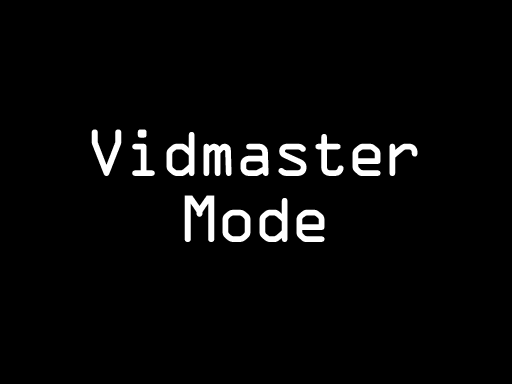
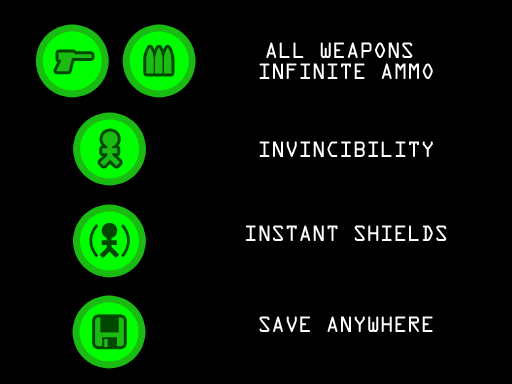
Revision of a layered 512 × 384 image; what changed, layer by layer:
removed layer "Vidmaster Mode" over [left=91, top=129, right=418, bottom=242]
added layer "Layer 6" above "Layer 5" over [left=73, top=112, right=146, bottom=186]
added layer "Layer 5" above "Layer 4" over [left=72, top=295, right=146, bottom=369]
added layer "Layer 4" above "Layer 3" over [left=35, top=24, right=109, bottom=98]
added layer "Layer 3" above "Layer 2" over [left=122, top=24, right=196, bottom=98]
added layer "Layer 2" above "Save" over [left=72, top=204, right=146, bottom=278]
added layer "Save" above "Shields" over [left=259, top=316, right=433, bottom=332]
added layer "Shields" above "Invincibility" over [left=245, top=225, right=447, bottom=241]
added layer "Invincibility" above "All Weapons Infinite ammo" over [left=259, top=141, right=433, bottom=157]
added layer "All Weapons Infinite ammo" above "Layer 1" over [left=259, top=42, right=433, bottom=79]
